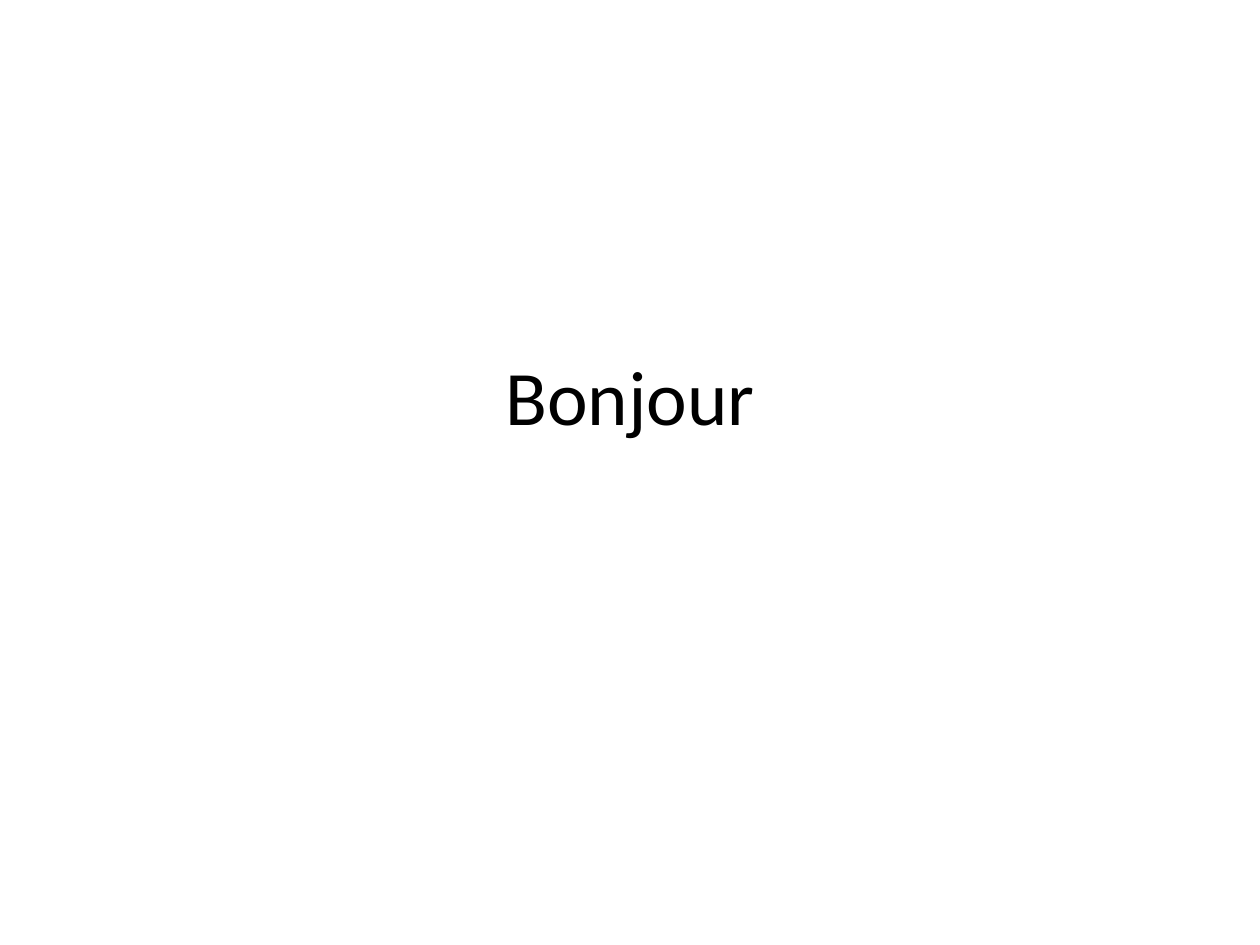
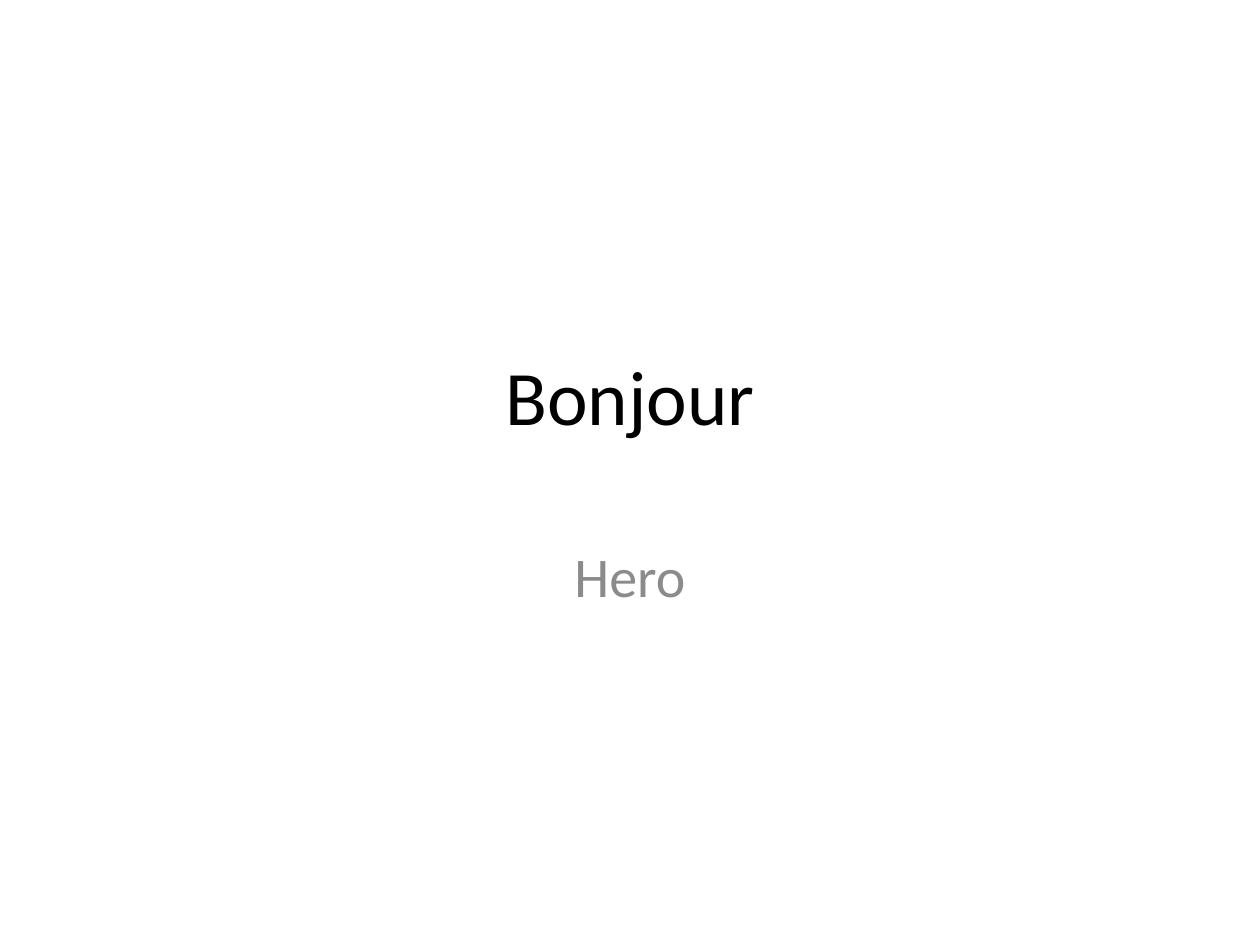
Before and after one commit to rikoste/ionicApp, a slide deck: slide 1 of presentation.pptx. Drawn at 1260x945 pixels with LibreOffice and Linux fonts; fonts in the diff are those of the drawing. Boxes give left, top, right and bottom in pixels: in the first picture for what was removed or moved away, otherwise in the second. Text is boxed around its words. In the diff, an @@ line names an element or a change of style, - is before the commit and + after.

Commit message:
szcond commist

```diff
--- a/presentation.pptx
+++ b/presentation.pptx
@@ subtitle added at (x1=574, y1=561, x2=685, y2=598), 32 pt, text #8C8C8C @@
+Hero
```
